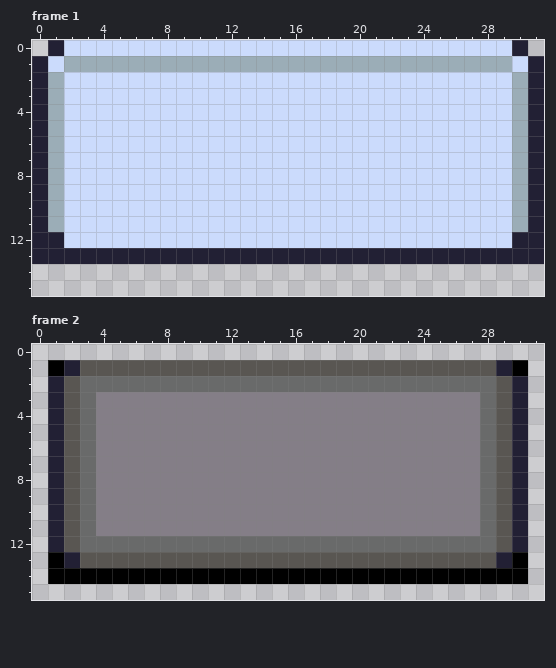
Two versions of one pixel-art file, art/characters/dropTarget.aseprite. The picture above is the old version.
32x16 pixels, 2 frames. Shown: frame 1, frame 2.
And afterwards:
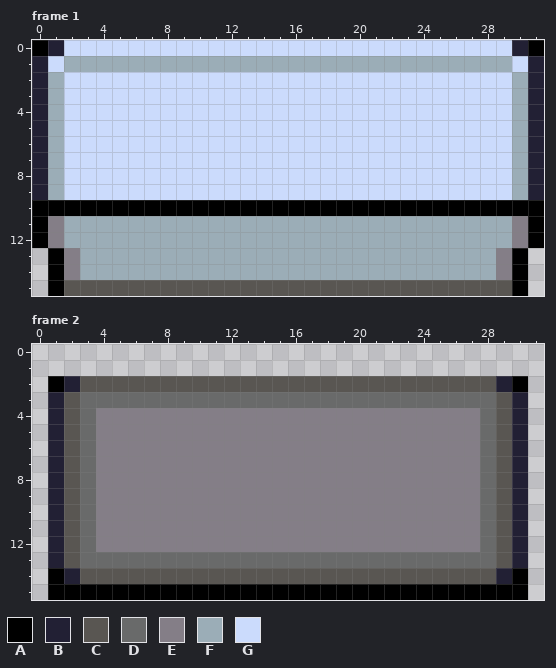
Palette (. is transparent): A #000000  B #222034  C #595652  D #696a6a  E #847e87  F #9badb7  G #cbdbfc
What changed:
Frame 1:
Colour A now appears in row 0 at x 0 and 31; in rows 14 to 15 at x 1 and 30.
The author changed colour B to colour A in rows 10 to 12 at x 0 and 31; in row 13 at x 1 and 30.
The author changed colour F to colour A in row 10 at x 1 and 30.
The author changed colour G to colour A in row 10 at x 2 to 29.
Colour C now appears in row 15 at x 2 to 29.
Colour E now appears in row 14 at x 2 and 29.
The author changed colour B to colour E in row 12 at x 1 and 30; in row 13 at x 2 and 29.
The author changed colour F to colour E in row 11 at x 1 and 30.
Colour F now appears in row 14 at x 3 to 28.
The author changed colour B to colour F in row 13 at x 3 to 28.
The author changed colour G to colour F in rows 11 to 12 at x 2 to 29.
The author cleared colour B in row 13 at x 0 and 31.
Frame 2:
Colour A now appears in row 15 at x 1 to 30.
The author changed colour B to colour A in row 2 at x 1 and 30.
The author changed colour A to colour B in row 13 at x 1 and 30; in row 14 at x 2 and 29.
The author changed colour C to colour B in row 2 at x 2 and 29.
The author changed colour A to colour C in row 14 at x 3 to 28.
The author changed colour B to colour C in row 13 at x 2 and 29.
The author changed colour D to colour C in row 2 at x 3 to 28.
The author changed colour C to colour D in row 13 at x 3 to 28.
The author changed colour E to colour D in row 3 at x 4 to 27.
The author changed colour D to colour E in row 12 at x 4 to 27.
The author cleared colour A in row 1 at x 1 and 30.
The author cleared colour B in row 1 at x 2 and 29.
The author cleared colour C in row 1 at x 3 to 28.
Changed places in both pictures, as pixel boxes (x1, y1, x2, y2):
added: (32, 40, 48, 56)
added: (528, 40, 544, 56)
changed: (32, 200, 544, 296)
changed: (48, 360, 528, 408)
changed: (48, 536, 528, 600)
